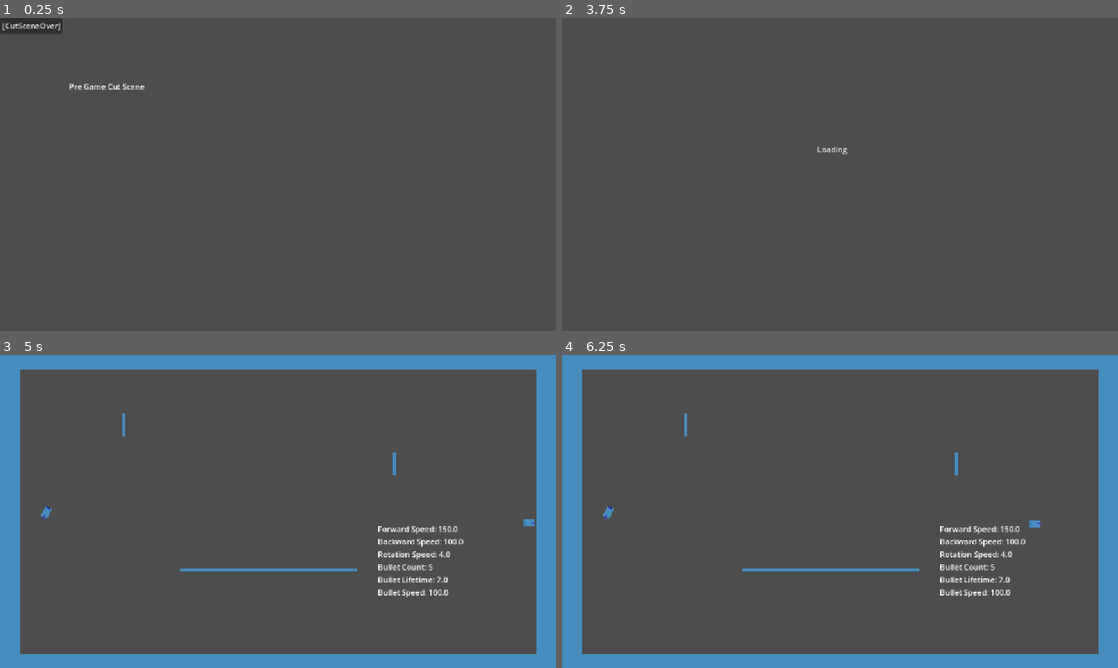
Above: before the commit, frames 1-4 (two rows, left to right).
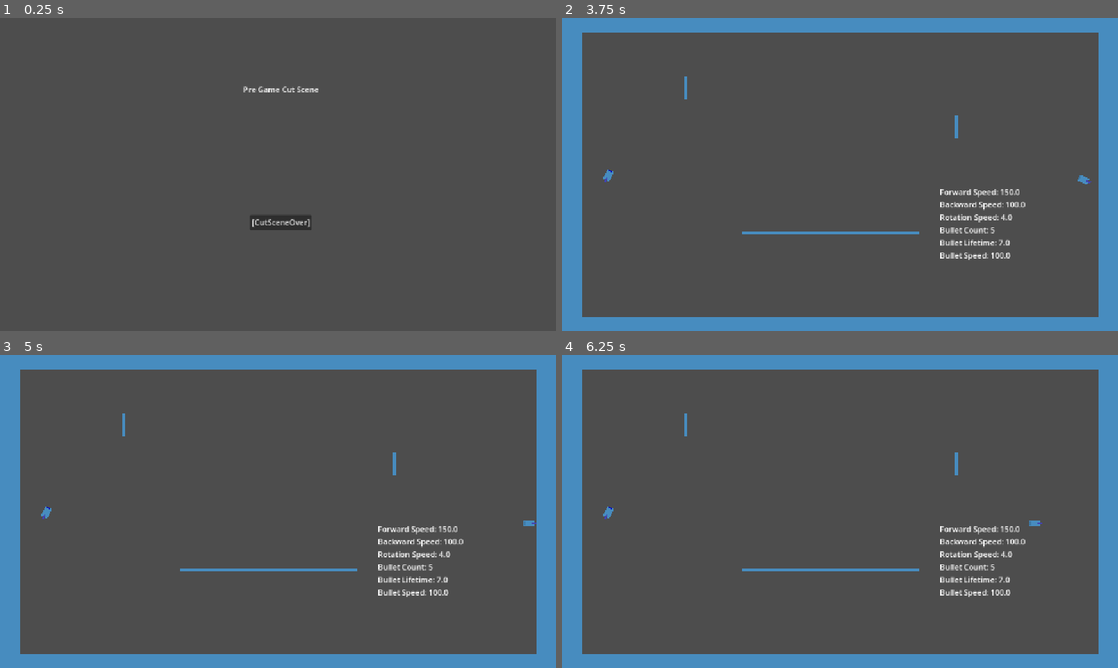
Above: after the commit, the same moments.

Repository: JoeyGiordano/TankTrouble2
Game: Godot game, scene res://game_container/game_container.tscn
Same seed, same stepped clock (60 frames per second), same inputs: the game is played once before the commit and once after it. The engine's default icon, where the game draws it, is replaced by a stand-in: a white triangle on a blue panel in a dark square.
Inputs:
- Up to frame 1 (0.25 s): no input
- Up to frame 2 (3.75 s): click "[CutSceneOver]" at 0.5 s; click "Play" at 1.25 s; tap Enter at 2, 3.5 s; hold Up (ui_up) 2.03-2.78 s; hold Q (tank1_shoot) 2.03-2.78 s; tap Space at 2.75 s; hold Down (ui_down) 2.78-3.53 s; tap M (tank2_shoot) at 2.85 s; hold Up (ui_up) from 3.53 s (still down); hold Shift from 3.53 s (still down)
- Up to frame 3 (5 s): keep holding Up (ui_up); tap Space at 4.25 s; release Shift at 4.28 s; tap F at 4.35 s
- Up to frame 4 (6.25 s): tap Enter at 5 s; release Up (ui_up) at 5.03 s; hold G 5.03-5.78 s; hold Down (ui_down) from 5.03 s (still down); tap H at 5.85 s

The runs differ from the first frame. In frame 1, 1.2% of the frame differs, in the area x 0-58%, y 0-68%; in frame 2, 17%, in the area x 0-100%, y 0-100%; in frame 3, less than 0.1%; in frame 4, less than 0.1%.

Commit message:
Shell scene UI
Simple beautifying

Diff:
--- a/game/game_manager.gd
+++ b/game/game_manager.gd
@@ -64,7 +64,7 @@
 
 func next_level() :
 	GameContainer.GC.switch_to_scene("loading")
-	var timer = get_tree().create_timer(1.4)
+	var timer = get_tree().create_timer(0.7)
 	await timer.timeout
 	GameContainer.GC.switch_to_level("test_level_" + str(randi_range(0,2)))
 	level = GameContainer.GC.get_active_scene()
--- a/shell_scenes/credits.tscn
+++ b/shell_scenes/credits.tscn
@@ -5,15 +5,17 @@
 [node name="Credits" type="Node"]
 
 [node name="BackButton" type="Button" parent="."]
-offset_right = 8.0
-offset_bottom = 8.0
+offset_left = 388.0
+offset_top = 520.0
+offset_right = 750.0
+offset_bottom = 567.0
 text = "Back"
 script = ExtResource("1_lxpdn")
 switch_to = "main_menu"
 
 [node name="TEMP" type="Label" parent="."]
-offset_left = 144.0
-offset_top = 130.0
-offset_right = 308.0
-offset_bottom = 179.0
+offset_left = 534.0
+offset_top = 113.0
+offset_right = 698.0
+offset_bottom = 162.0
 text = "Credits"
--- a/shell_scenes/instructions.tscn
+++ b/shell_scenes/instructions.tscn
@@ -5,15 +5,17 @@
 [node name="Instructions" type="Node"]
 
 [node name="BackButton" type="Button" parent="."]
-offset_right = 8.0
-offset_bottom = 8.0
+offset_left = 439.0
+offset_top = 522.0
+offset_right = 747.0
+offset_bottom = 574.0
 text = "Back"
 script = ExtResource("1_4nwng")
 switch_to = "main_menu"
 
 [node name="TEMP" type="Label" parent="."]
-offset_left = 144.0
-offset_top = 130.0
-offset_right = 308.0
-offset_bottom = 179.0
+offset_left = 538.0
+offset_top = 142.0
+offset_right = 702.0
+offset_bottom = 191.0
 text = "Instructions"
--- a/shell_scenes/main_menu.tscn
+++ b/shell_scenes/main_menu.tscn
@@ -4,33 +4,59 @@
 
 [node name="MainMenu" type="Node"]
 
+[node name="Label" type="Label" parent="."]
+offset_left = 1152.0
+offset_top = 648.0
+offset_right = 1546.0
+offset_bottom = 671.0
+
 [node name="PlayButton" type="Button" parent="."]
-offset_right = 8.0
-offset_bottom = 8.0
+anchors_preset = 7
+anchor_left = 0.5
+anchor_top = 1.0
+anchor_right = 0.5
+anchor_bottom = 1.0
+offset_left = -188.0
+offset_top = -300.0
+offset_right = 182.0
+offset_bottom = -225.0
+grow_horizontal = 2
+grow_vertical = 0
 text = "Play"
 script = ExtResource("1_u5tdt")
 switch_to = "ready_up"
 quick_key = true
 
 [node name="CreditsButton" type="Button" parent="."]
-offset_top = 115.0
-offset_right = 63.0
-offset_bottom = 146.0
+offset_left = 388.0
+offset_top = 519.0
+offset_right = 758.0
+offset_bottom = 569.0
 text = "Credits"
 script = ExtResource("1_u5tdt")
 switch_to = "credits"
 
 [node name="InstructionsButton" type="Button" parent="."]
-offset_top = 57.0
-offset_right = 101.0
-offset_bottom = 88.0
+anchors_preset = 7
+anchor_left = 0.5
+anchor_top = 1.0
+anchor_right = 0.5
+anchor_bottom = 1.0
+offset_left = -188.0
+offset_top = -200.0
+offset_right = 182.0
+offset_bottom = -150.0
+grow_horizontal = 2
+grow_vertical = 0
 text = "Instructions"
 script = ExtResource("1_u5tdt")
 switch_to = "instructions"
 
 [node name="TEMP" type="Label" parent="."]
-offset_left = 144.0
-offset_top = 130.0
-offset_right = 308.0
-offset_bottom = 179.0
-text = "Main Menu"
+offset_left = 482.0
+offset_top = 164.0
+offset_right = 646.0
+offset_bottom = 213.0
+text = "Game Title
+Main Menu"
+horizontal_alignment = 1
--- a/shell_scenes/startup.tscn
+++ b/shell_scenes/startup.tscn
@@ -5,16 +5,18 @@
 [node name="StartupCutscene" type="Node"]
 
 [node name="CutSceneOverButton" type="Button" parent="."]
-offset_right = 128.0
-offset_bottom = 31.0
+offset_left = 517.0
+offset_top = 407.0
+offset_right = 645.0
+offset_bottom = 438.0
 text = "[CutSceneOver]"
 script = ExtResource("1_2aema")
 switch_to = "main_menu"
 quick_key = true
 
 [node name="THIS SCENE IS TEMP" type="Label" parent="."]
-offset_left = 142.0
-offset_top = 130.0
-offset_right = 1088.0
-offset_bottom = 231.0
+offset_left = 503.0
+offset_top = 136.0
+offset_right = 725.0
+offset_bottom = 202.0
 text = "Pre Game Cut Scene"
